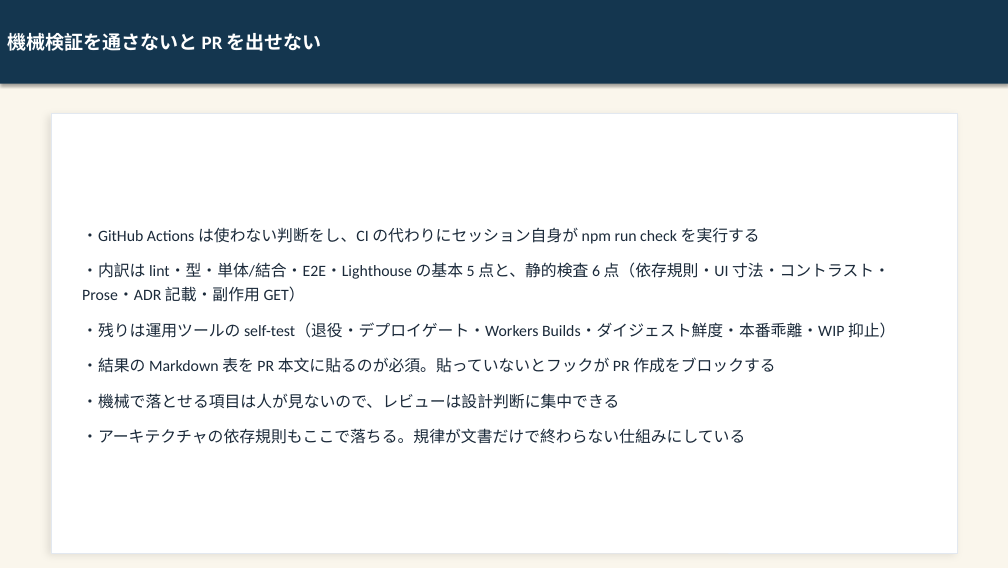
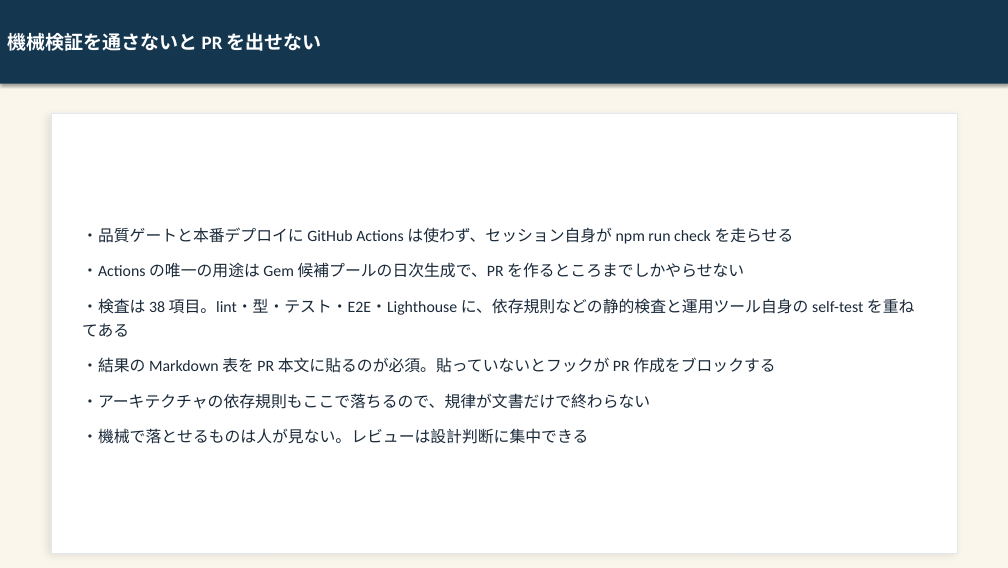
Before and after one commit to kai-kou/gem-hunter, a slide deck: slide 13 of content/slides/project-explanation-20260822/output/gem-hunter_text.pptx (slide 12 before the commit). Drawn at 1008x568 pixels with LibreOffice and Linux fonts; fonts in the diff are those of the drawing. Boxes give left, top, right and bottom in pixels: in the first picture for what was removed or moved away, otherwise in the second. Text is boxed around its words. In the diff, an @@ line names an element or a change of style, - is before the commit and + after.

```diff
--- a/content/slides/project-explanation-20260822/output/gem-hunter_text.pptx
+++ b/content/slides/project-explanation-20260822/output/gem-hunter_text.pptx
@@ text at box(82, 227, 914, 337): text changed @@
-・GitHub Actions は使わない判断をし、CI の代わりにセッション自身が npm run check を実行する
-・内訳は lint・型・単体/結合・E2E・Lighthouse の基本 5 点と、静的検査 6 点（依存規則・UI 寸法・コントラスト・Prose・ADR 記載・副作用 GET）
-・残りは運用ツールの self-test（退役・デプロイゲート・Workers Builds・ダイジェスト鮮度・本番乖離・WIP 抑止）
+・品質ゲートと本番デプロイに GitHub Actions は使わず、セッション自身が npm run check を走らせる
+・Actions の唯一の用途は Gem 候補プールの日次生成で、PR を作るところまでしかやらせない
+・検査は 38 項目。lint・型・テスト・E2E・Lighthouse に、依存規則などの静的検査と運用ツール自身の self-test を重ねてある
@@ text at box(82, 393, 650, 444): text changed @@
-・機械で落とせる項目は人が見ないので、レビューは設計判断に集中できる
-・アーキテクチャの依存規則もここで落ちる。規律が文書だけで終わらない仕組みにしている
+・アーキテクチャの依存規則もここで落ちるので、規律が文書だけで終わらない
+・機械で落とせるものは人が見ない。レビューは設計判断に集中できる
```
Also in this commit, not shown: 11 other slides changed, 2 slides added, 4 other files.
